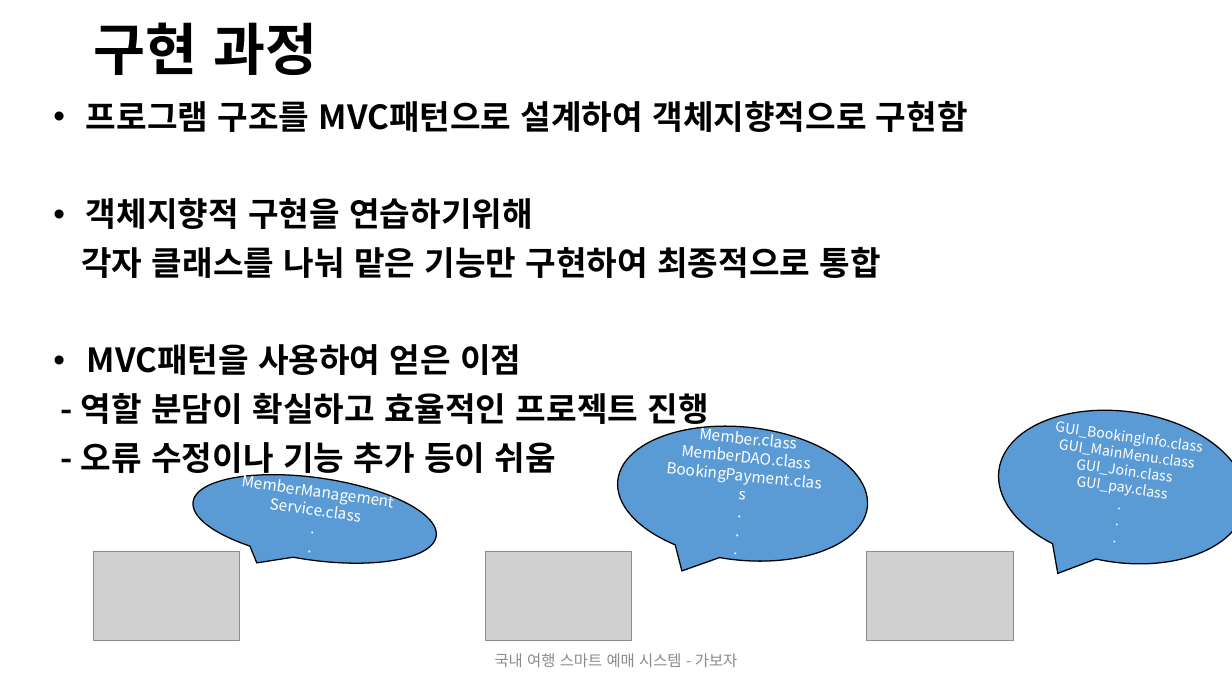
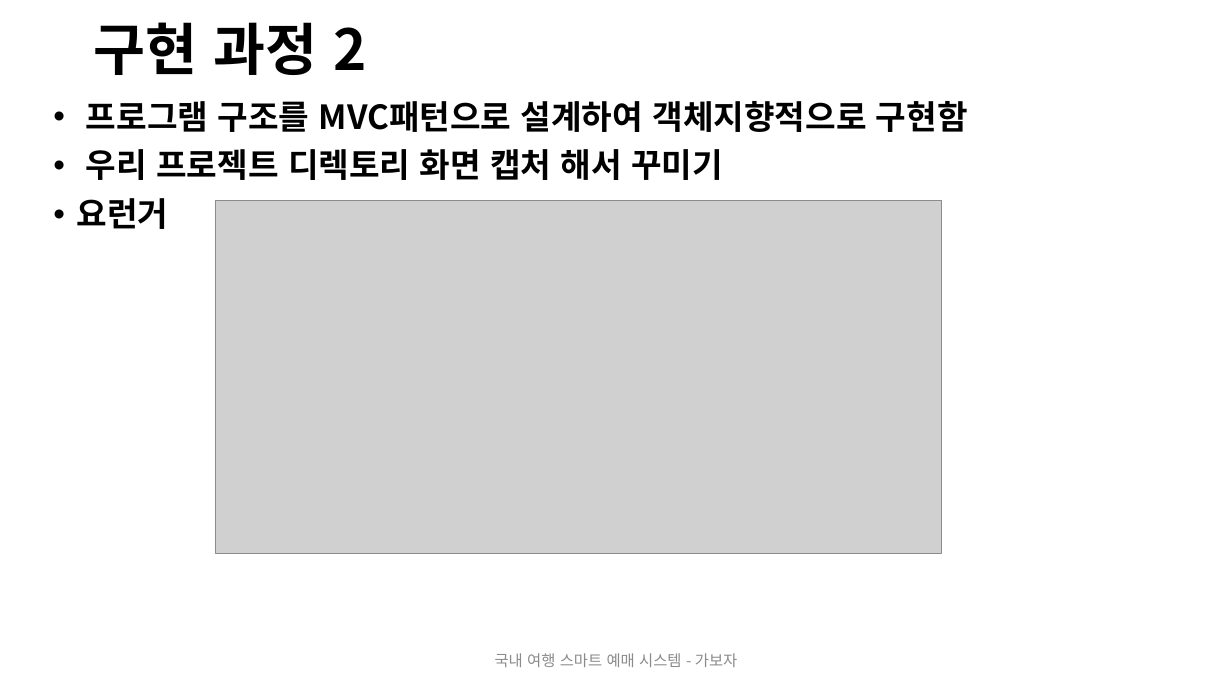
Before and after one commit to 2019-SMHRD-Deep3/JAVA_PROJECT, a slide deck: slide 11 of DOCUMENT/가보자바_pt_final.pptx (slide 8 before the commit). Drawn at 1232x693 pixels with LibreOffice and Linux fonts; fonts in the diff are those of the drawing; grey boxes stand for pictures. Boxes give left, top, right and bottom in pixels: in the first picture for what was removed or moved away, otherwise in the second. Text is boxed around its words. In the diff, an @@ line names an element or a change of style, - is before the commit and + after.

```diff
--- a/DOCUMENT/가보자바_pt_final.pptx
+++ b/DOCUMENT/가보자바_pt_final.pptx
@@ title at (94,22,367,75): text changed @@
-구현 과정
+구현 과정 2
@@ text at (77,149,723,229): text changed @@
-• 객체지향적 구현을 연습하기위해
-각자 클래스를 나눠 맡은 기능만 구현하여 최종적으로 통합
-• MVC패턴을 사용하여 얻은 이점
-- 역할 분담이 확실하고 효율적인 프로젝트 진행
-- 오류 수정이나 기능 추가 등이 쉬움
+• 우리 프로젝트 디렉토리 화면 캡처 해서 꾸미기
+• 요런거
@@ picture added at (215,201,941,554) @@
@@ speech bubble removed at (611,414,875,573) @@
-Member.class
-MemberDAO.class
-BookingPayment.class
-.
-.
-.
@@ speech bubble removed at (989,395,1232,579) @@
-GUI_BookingInfo.class
-GUI_MainMenu.class
-GUI_Join.class
-GUI_pay.class
-.
-.
-.
@@ speech bubble removed at (188,461,443,577) @@
-MemberManagementService.class
-.
-.
@@ picture removed at (93,552,239,640) @@
@@ picture removed at (485,552,631,640) @@
@@ picture removed at (867,552,1013,640) @@
```
Also in this commit, not shown: 2 other slides changed, 5 slides added, 1 other file.
